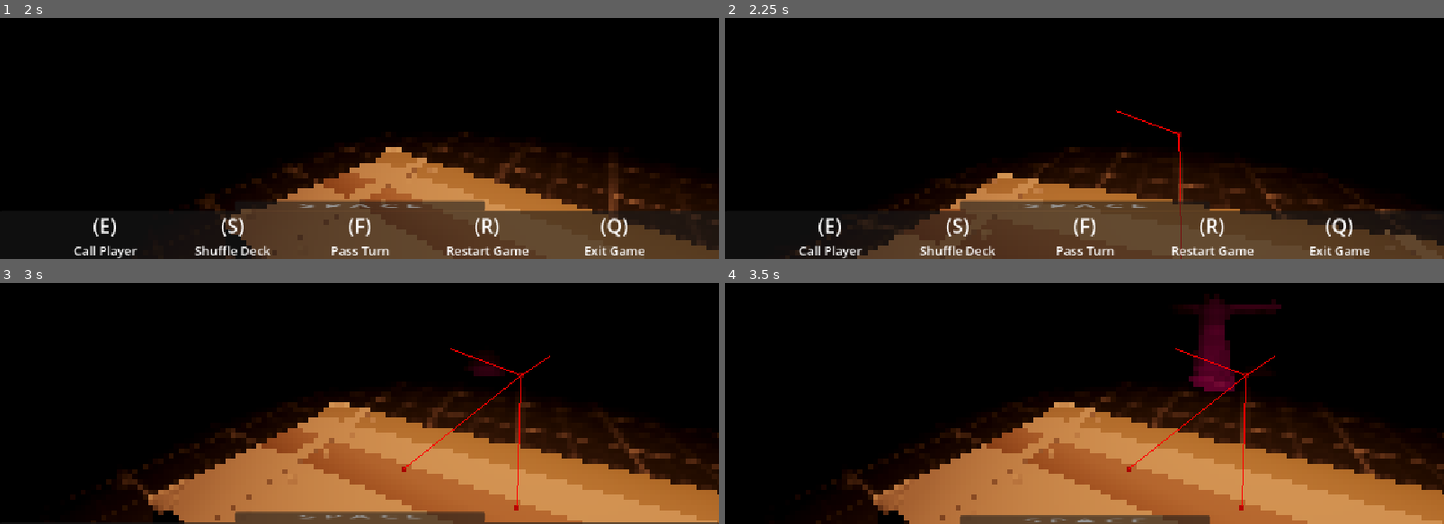
Above: before the commit, frames 1-4 (two rows, left to right).
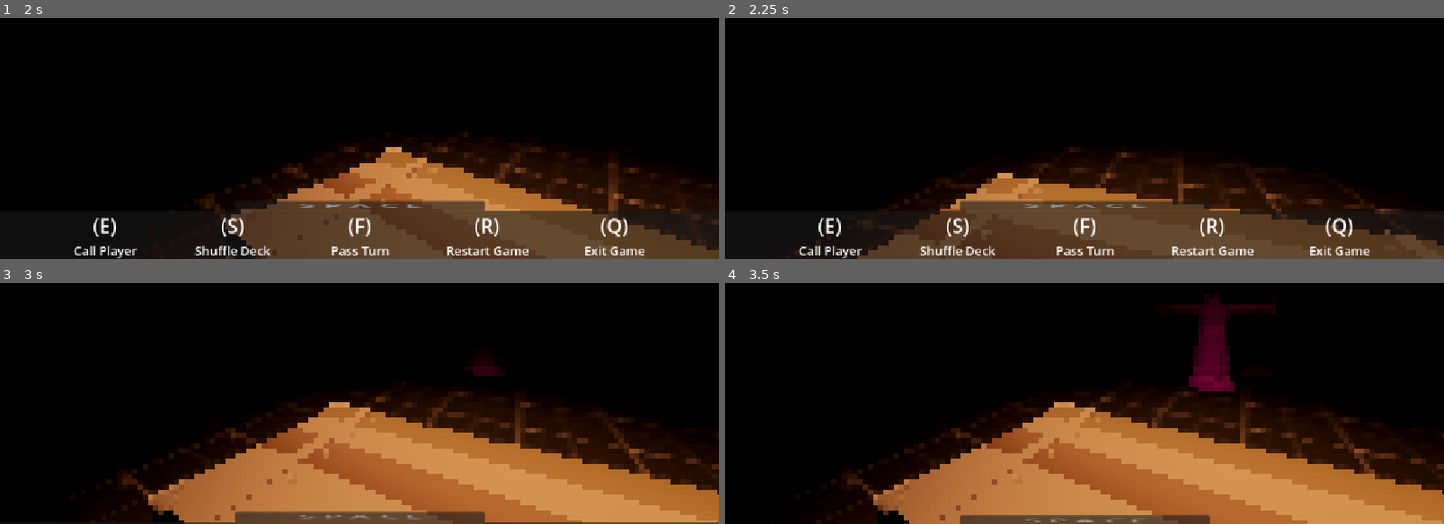
Above: after the commit, the same moments.

Repository: VaporeonLover28/Chrysopoeia
Game: Godot game, scene res://blackjack_test_3.tscn
Two runs of this game, one before a commit and one after it. Both use one fixed random seed, a clock stepped at 60 frames per second and the inputs below. This scene is started directly instead of the project's main scene.
Inputs (mouse positions are in pixels of both pictures, inside the frame that each line leads up to):
- Up to frame 1 (2 s): tap Enter at 0.5 s; move the mouse to (517, 37) at 0.52 s; tap A (a) at 0.6 s; tap B (b) at 0.8, 1.35 s; tap Space (space) at 1.25 s; move the mouse to (323, 58) at 1.27 s; tap D (d) at 1.55 s
- Up to frame 2 (2.25 s): tap Enter at 2 s; move the mouse to (1098, 49) at 2.02 s; hold E (e) from 2.03 s (still down); tap D (d) at 2.1 s
- Up to frame 3 (3 s): tap Space (space) at 2.75 s; move the mouse to (352, 328) at 2.77 s; release E (e) at 2.78 s; tap E (e) at 2.85 s
- Up to frame 4 (3.5 s): tap F (f) at 3.05 s

Frame 1 is identical in both runs. In frame 2, 0.1% of the frame differs, in the area x 54-64%, y 38-100%; in frame 3, 0.3%; in frame 4, 0.5%, in the area x 55-78%, y 6-95%.

Commit message:
basic debugging and npc hump fix

Diff:
--- a/blackjack_npc.gd
+++ b/blackjack_npc.gd
@@ -3,15 +3,31 @@
 @onready var nav: NavigationAgent3D = $nav
 
 var assigned_chair : bool = false
+var is_sat_down : bool = false
 
 func _process(delta: float) -> void:
-	var destination = nav.get_next_path_position()
-	var local_destination = destination - global_position
-	var dir = local_destination.normalized()
-	velocity = dir * 2
+	if is_sat_down == false:
+		var destination = nav.get_next_path_position()
+		var local_destination = destination - global_position
+		var dir = local_destination.normalized()
+		velocity = dir * 2
+		look_at(transform.basis.z * -1)
+		rotation.x = 0
+		rotation.z = 0
+	elif velocity != Vector3.ZERO:
+		velocity = Vector3.ZERO
+		#_look_at_player()
 
 	move_and_slide()
 
 func _go_to_table(chair_pos):
-	print(chair_pos)
+	#print(chair_pos)
 	nav.set_target_position(chair_pos)
+
+func _on_nav_navigation_finished() -> void:
+	is_sat_down = true
+
+func _look_at_player():
+	look_at($"../bj_player_test".position)
+	rotation.x = 0
+	rotation.z = 0
--- a/blackjack_npc.tscn
+++ b/blackjack_npc.tscn
@@ -8,8 +8,10 @@
 script = ExtResource("1_rreeg")
 
 [node name="mago_beta" parent="." instance=ExtResource("2_7bfdo")]
-transform = Transform3D(-1.09278e-08, 0, -0.25, 0, 0.25, 0, 0.25, 0, -1.09278e-08, 0, 0, 0)
+transform = Transform3D(-1.09278e-08, 0, 0.25, 0, 0.25, 0, -0.25, 0, -1.09278e-08, 0.0203453, 0, -0.00156505)
 
 [node name="nav" type="NavigationAgent3D" parent="."]
+target_desired_distance = 0.1
 path_postprocessing = 1
-debug_enabled = true
+
+[connection signal="navigation_finished" from="nav" to="." method="_on_nav_navigation_finished"]
--- a/blackjack_test_3.gd
+++ b/blackjack_test_3.gd
@@ -4,6 +4,7 @@
 @onready var table_node = $table
 
 var table : Array = []
+var round_started : bool = false
 var playing_npcs : Array = []
 
 func _ready():
@@ -25,13 +26,15 @@
 	add_child(new_npc)
 	for chairs in table.size():
 		if table[chairs][1] == 0 and new_npc.assigned_chair == false:
-			print("Chair Position: " + str(table[chairs][0]))
+			print("Picked chair " + str(chairs + 1) + " at position " + str(table[chairs][0]))
 			new_npc._go_to_table(table[chairs][0])
 			table[chairs][1] = 1
 			new_npc.assigned_chair = true
+		elif table[chairs][1] != 0:
+			print("Chair " + str(chairs + 1) + " is taken")
 		else:
-			pass
-	print("Called Player")
+			print("Already picked another chair")
+	#print("Called Player")
 
 func _shuffle_deck():
 	print("Shuffled Deck")
--- a/blackjack_test_3.tscn
+++ b/blackjack_test_3.tscn
@@ -66,24 +66,24 @@
 [node name="table" parent="." instance=ExtResource("2_i5tvo")]
 
 [node name="chair1" type="Marker3D" parent="table"]
-transform = Transform3D(-8.74228e-09, 0, -0.2, 0, 0.2, 0, 0.2, 0, -8.74228e-09, 0, 0.415, -0.652)
+transform = Transform3D(-8.74228e-09, 0, -0.2, 0, 0.2, 0, 0.2, 0, -8.74228e-09, 0, 0.415, -0.752299)
 
 [node name="chair2" type="Marker3D" parent="table"]
-transform = Transform3D(-8.74228e-09, 0, -0.2, 0, 0.2, 0, 0.2, 0, -8.74228e-09, -0.608198, 0.415, -0.652)
+transform = Transform3D(-8.74228e-09, 0, -0.2, 0, 0.2, 0, 0.2, 0, -8.74228e-09, -0.747678, 0.415, -0.750943)
 
 [node name="chair3" type="Marker3D" parent="table"]
-transform = Transform3D(-8.74228e-09, 0, -0.2, 0, 0.2, 0, 0.2, 0, -8.74228e-09, 0.465266, 0.415, -0.652)
+transform = Transform3D(-8.74228e-09, 0, -0.2, 0, 0.2, 0, 0.2, 0, -8.74228e-09, 0.7531, 0.415, -0.746877)
 
 [node name="chair4" type="Marker3D" parent="table"]
-transform = Transform3D(-8.74228e-09, 0, -0.2, 0, 0.2, 0, 0.2, 0, -8.74228e-09, 0.980824, 0.415, -0.38115)
+transform = Transform3D(-8.74228e-09, 0, -0.2, 0, 0.2, 0, 0.2, 0, -8.74228e-09, 1.24784, 0.415, -0.00570814)
 
 [node name="chair5" type="Marker3D" parent="table"]
-transform = Transform3D(-8.74228e-09, 0, -0.2, 0, 0.2, 0, 0.2, 0, -8.74228e-09, -1.1074, 0.415, -0.38115)
+transform = Transform3D(-8.74228e-09, 0, -0.2, 0, 0.2, 0, 0.2, 0, -8.74228e-09, -1.24972, 0.415, -0.00299716)
 
 [node name="bj_player_test" parent="." instance=ExtResource("3_i5tvo")]
 transform = Transform3D(1, 0, 0, 0, 1, 0, 0, 0, 1, 0, 0.890662, 0.854396)
 
-[node name="mago_beta" parent="." instance=ExtResource("4_ylhsq")]
+[node name="spinnin mage" parent="." instance=ExtResource("4_ylhsq")]
 transform = Transform3D(0.086, 0, 1.50367e-08, 0, 0.02, 0, -1.50367e-08, 0, 0.086, 0.475668, -0.341995, -1.99775)
 script = ExtResource("5_dft26")
 
--- a/mago_beta.gd
+++ b/mago_beta.gd
@@ -5,5 +5,5 @@
 # Called every frame. 'delta' is the elapsed time since the previous frame.
 func _process(delta: float) -> void:
 	rotate_y(deg_to_rad(speed * 10))
-	speed *= 1.005
+	speed *= 1.002
 	position.y += speed / 4000
